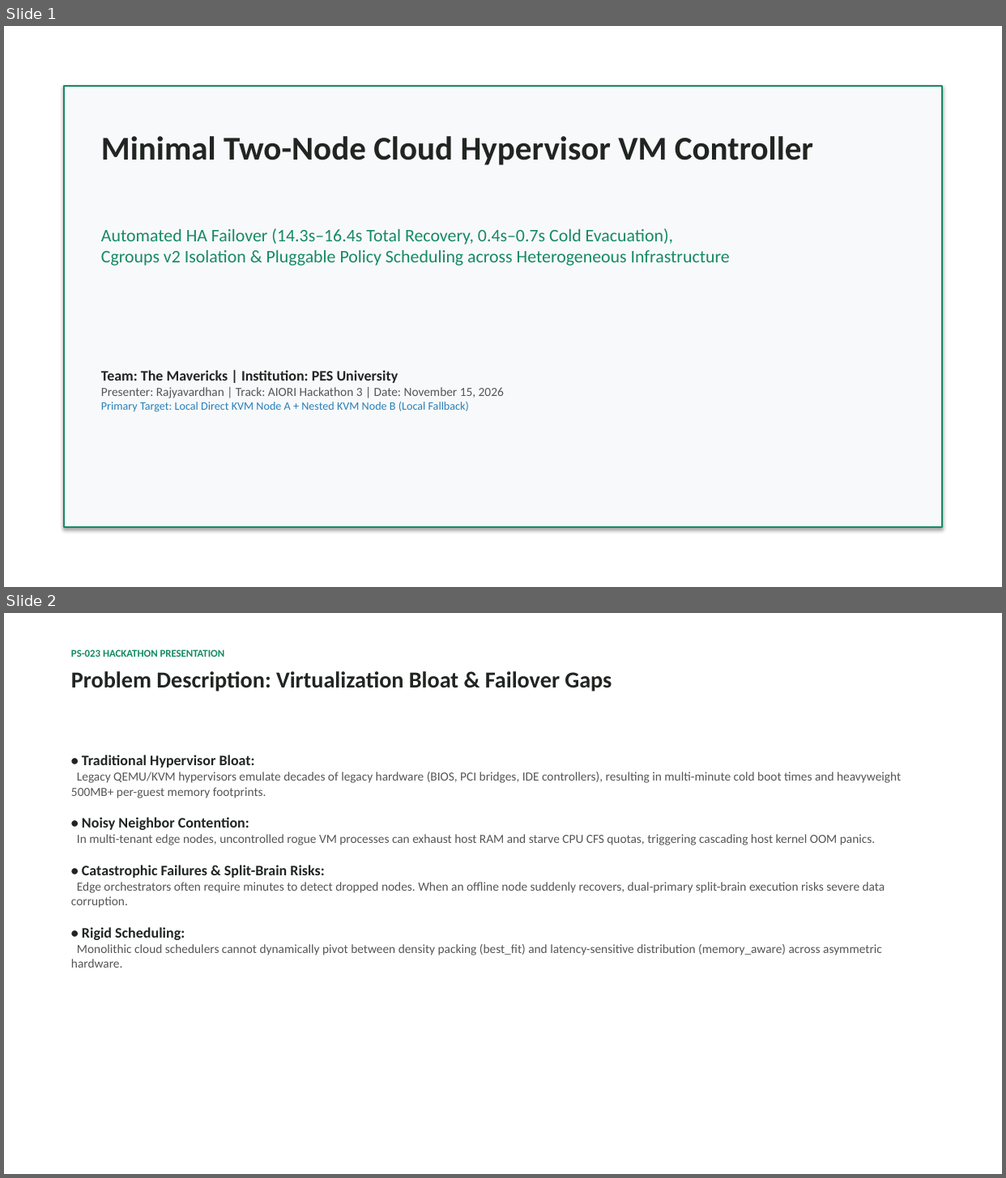
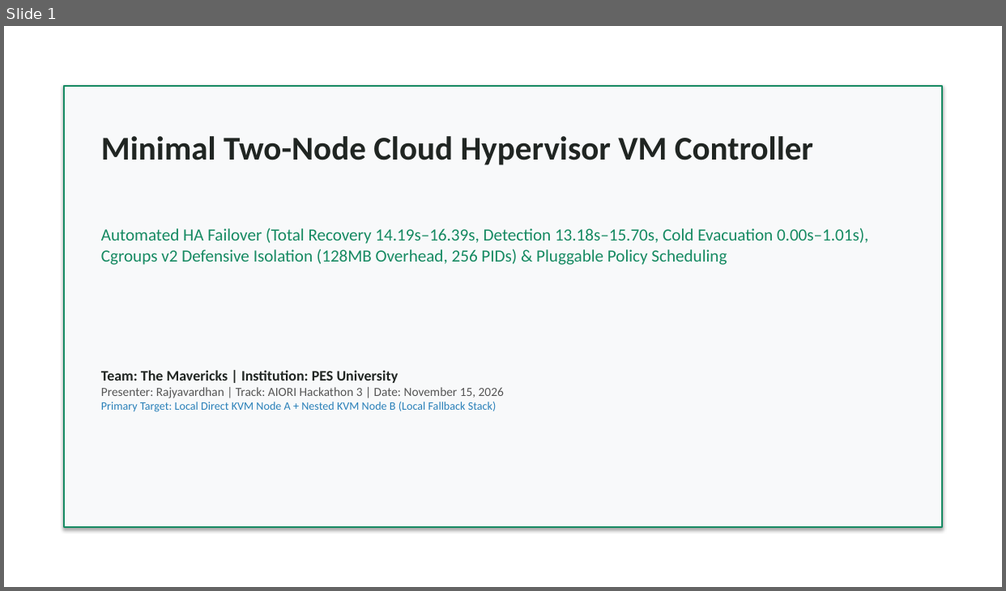
Before and after one commit to aiori-hackathon/A3-PS023-TC246, a slide deck: docs/deck/ps023_draft.pptx. Shown one above the other, each under a label of ours: slides 1 and 2 before the commit, slide 1 after it. The pictures are 1006x1178 and 1006x591 pixels, drawn with LibreOffice and Linux fonts; fonts in the diff are those of the drawing. Boxes give left, top, right and bottom in pixels: in the first picture for what was removed or moved away, otherwise in the second. Text is boxed around its words. In the diff, an @@ line names an element or a change of style, - is before the commit and + after.

```diff
--- a/docs/deck/ps023_draft.pptx
+++ b/docs/deck/ps023_draft.pptx
@@ slide 2 removed at box(4, 613, 1002, 1174), background #FFFFFF @@
@@ text removed at box(71, 649, 225, 657) @@
-PS-023 HACKATHON PRESENTATION
@@ text removed at box(71, 671, 612, 692) @@
-Problem Description: Virtualization Bloat & Failover Gaps
@@ text removed at box(71, 755, 901, 968) @@
-• Traditional Hypervisor Bloat:
-Legacy QEMU/KVM hypervisors emulate decades of legacy hardware (BIOS, PCI bridges, IDE controllers), resulting in multi-minute cold boot times and heavyweight 500MB+ per-guest memory footprints.
-• Noisy Neighbor Contention:
-In multi-tenant edge nodes, uncontrolled rogue VM processes can exhaust host RAM and starve CPU CFS quotas, triggering cascading host kernel OOM panics.
-• Catastrophic Failures & Split-Brain Risks:
-Edge orchestrators often require minutes to detect dropped nodes. When an offline node suddenly recovers, dual-primary split-brain execution risks severe data corruption.
-• Rigid Scheduling:
-Monolithic cloud schedulers cannot dynamically pivot between density packing (best_fit) and latency-sensitive distribution (memory_aware) across asymmetric hardware.
@@ slide 1 changed as well @@
@@ text at box(101, 228, 868, 265): text changed; size 17 to 16.5 pt @@
-Automated HA Failover (14.3s–16.4s Total Recovery, 0.4s–0.7s Cold Evacuation),
-Cgroups v2 Isolation & Pluggable Policy Scheduling across Heterogeneous Infrastructure
+Automated HA Failover (Total Recovery 14.19s–16.39s, Detection 13.18s–15.70s, Cold Evacuation 0.00s–1.01s),
+Cgroups v2 Defensive Isolation (128MB Overhead, 256 PIDs) & Pluggable Policy Scheduling
@@ text at box(101, 402, 496, 412): text changed @@
-Primary Target: Local Direct KVM Node A + Nested KVM Node B (Local Fallback)
+Primary Target: Local Direct KVM Node A + Nested KVM Node B (Local Fallback Stack)
```
Also in this commit, not shown: 9 other slides changed, 2 slides added, 7 other slides removed, 20 other files.
